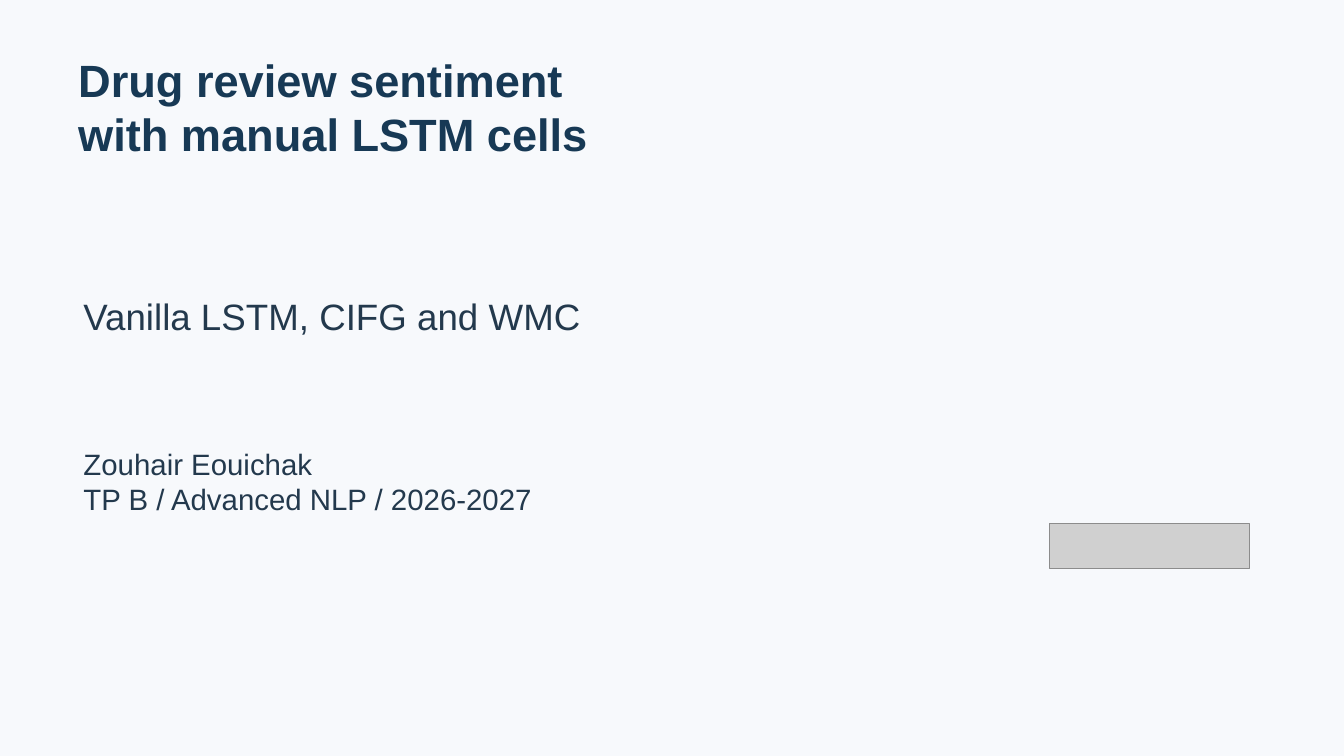
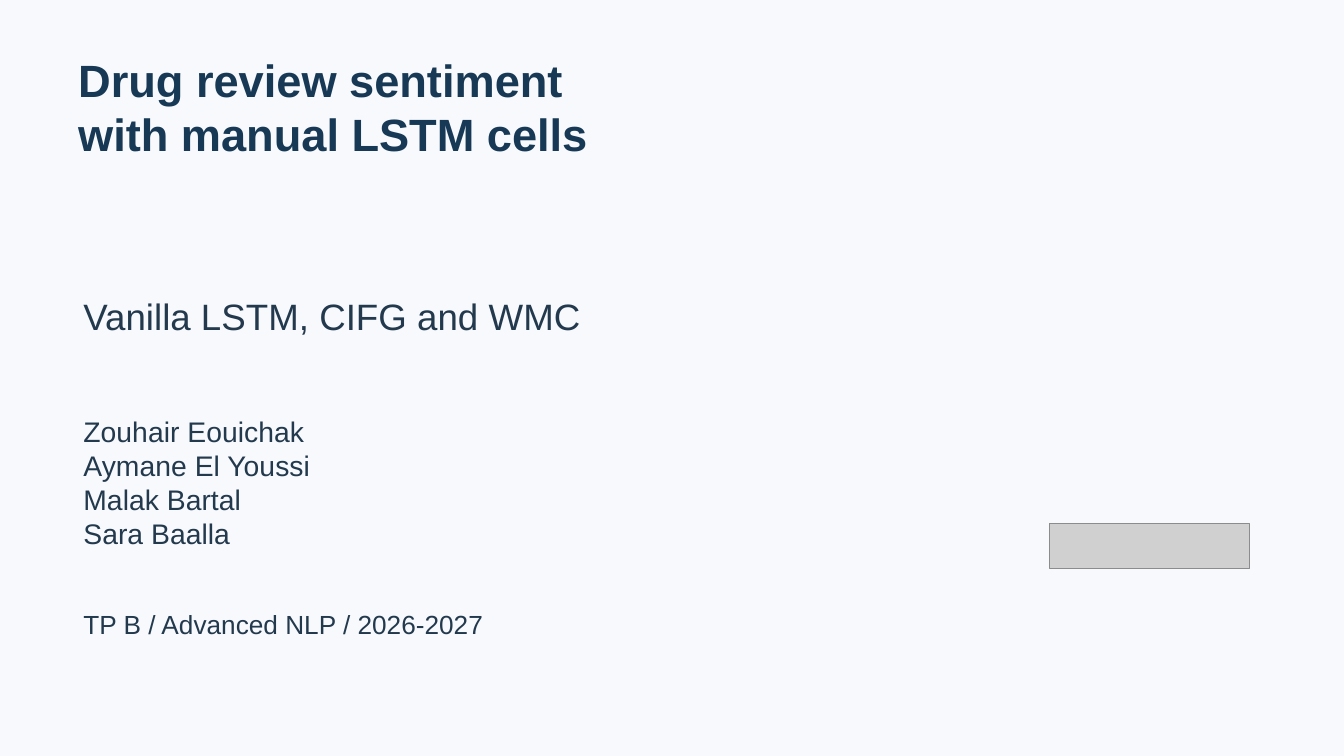
Before and after one commit to cleora88/rnn-drug-review-lstm, a slide deck: slide 1 of output/RNN_Presentation.pptx. Drawn at 1344x756 pixels with LibreOffice and Linux fonts; fonts in the diff are those of the drawing; grey boxes stand for pictures. Boxes give left, top, right and bottom in pixels: in the first picture for what was removed or moved away, otherwise in the second. Text is boxed around its words. In the diff, an @@ line names an element or a change of style, - is before the commit and + after.

Commit message:
Add Aymane El Youssi, Malak Bartal and Sara Baalla to report and slides

```diff
--- a/output/RNN_Presentation.pptx
+++ b/output/RNN_Presentation.pptx
@@ text added at [83, 421, 310, 545], 20.2 pt, text #23394D @@
+Zouhair Eouichak
+Aymane El Youssi
+Malak Bartal
+Sara Baalla
@@ text at [83, 453, 312, 476]: paragraph removed @@
-Zouhair Eouichak
@@ text "TP B / Advanced NLP ...": place and size @@
-text "TP B / Advanced NLP ..." at [83, 453, 532, 511]
+text "TP B / Advanced NLP ..." at [83, 615, 483, 635]
@@ text "TP B / Advanced NLP ..." at [83, 615, 483, 635]: size 21 to 18.8 pt @@
```
Also in this commit, not shown: 11 other files.
